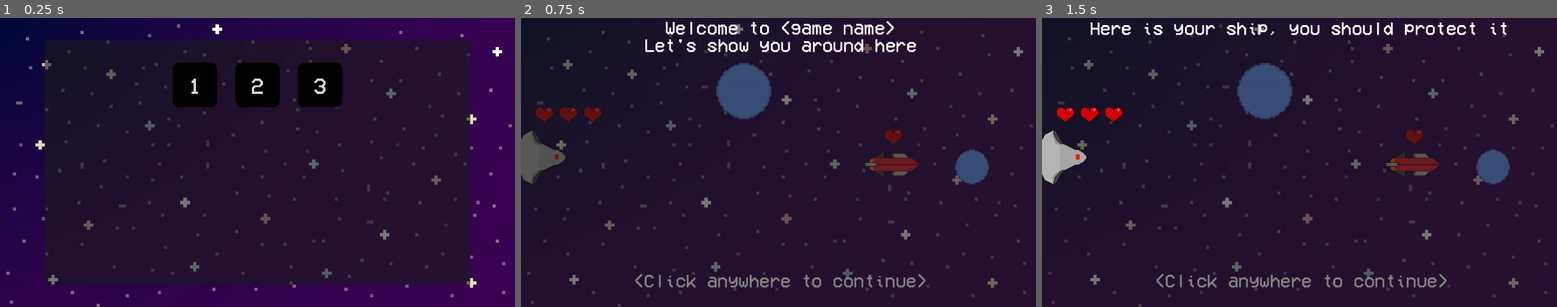
Above: before the commit, frames 1-3 (left to right).
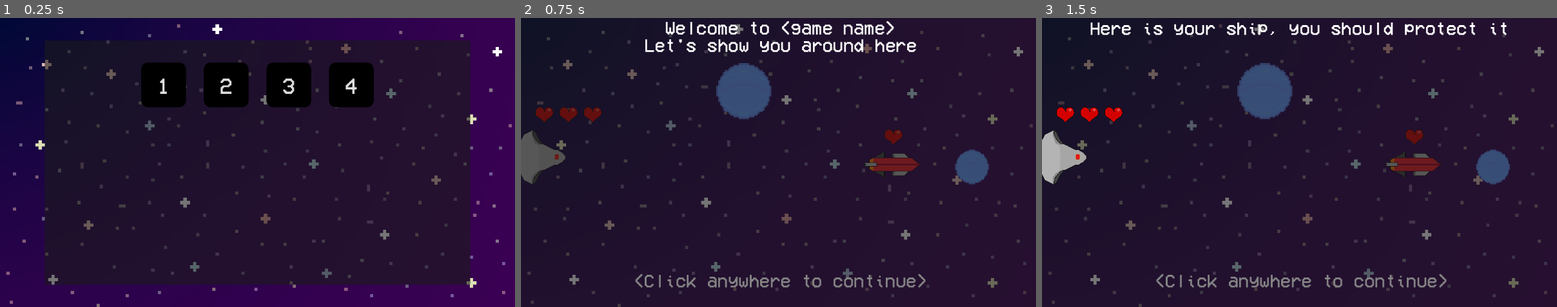
Above: after the commit, the same moments.

Repository: farkon00/GMTK2024
Game: Godot game, scene res://Main.tscn
The game is run twice, just before and just after one commit, with the same random seed, the same clock (stepped at 60 frames per second) and the same inputs.
Inputs (mouse positions are in pixels of both pictures, inside the frame that each line leads up to):
- Up to frame 1 (0.25 s): no input
- Up to frame 2 (0.75 s): click "1" at 0.5 s
- Up to frame 3 (1.5 s): tap Enter at 1.25 s; move the mouse to (1412, 148) at 1.27 s; click (1412, 148) at 1.42 s

The runs differ from the first frame. In frame 1, 4.7% of the frame differs, in the area x 27-73%, y 15-31%; in frame 2, nothing differs; in frame 3, nothing differs.

Commit message:
Added the portal intro level

Diff:
--- /dev/null
+++ b/Levels/level3.tscn
@@ -0,0 +1,62 @@
+[gd_scene load_steps=7 format=3 uid="uid://0w84ms8usmem"]
+
+[ext_resource type="PackedScene" uid="uid://c3y6cnuxa8eli" path="res://Nodes/player.tscn" id="1_8aiaj"]
+[ext_resource type="PackedScene" uid="uid://bsbnxtfkejl3e" path="res://Nodes/planet.tscn" id="2_2vefl"]
+[ext_resource type="Texture2D" uid="uid://uh1r8jktwble" path="res://Textures/Planets/Planet2.png" id="3_etyvg"]
+[ext_resource type="Texture2D" uid="uid://cq0kny86uh14m" path="res://Textures/Planets/Planet3.png" id="4_xbopm"]
+[ext_resource type="PackedScene" uid="uid://dfc3dbdyunhqd" path="res://Nodes/enemy_ship.tscn" id="5_r2gr1"]
+[ext_resource type="PackedScene" uid="uid://c8tds7dtmak5k" path="res://Nodes/portal.tscn" id="6_rgrgi"]
+
+[node name="Level" type="Node2D"]
+metadata/level_id = 3
+metadata/has_timer = true
+
+[node name="Player" parent="." instance=ExtResource("1_8aiaj")]
+position = Vector2(353, 125)
+
+[node name="Planets" type="Node" parent="."]
+
+[node name="Planet1" parent="Planets" instance=ExtResource("2_2vefl")]
+position = Vector2(277, 326)
+mass = 1600.0
+laser_speed = 700.0
+
+[node name="Sprite2D" parent="Planets/Planet1" index="1"]
+texture = ExtResource("3_etyvg")
+
+[node name="Planet2" parent="Planets" instance=ExtResource("2_2vefl")]
+position = Vector2(483, 589)
+mass = 500.0
+laser_speed = 700.0
+
+[node name="Sprite2D" parent="Planets/Planet2" index="1"]
+texture = ExtResource("4_xbopm")
+
+[node name="EnemyShips" type="Node" parent="."]
+
+[node name="EnemyShip" parent="EnemyShips" instance=ExtResource("5_r2gr1")]
+position = Vector2(900, 354)
+
+[node name="Portal" parent="." node_paths=PackedStringArray("connects_to") instance=ExtResource("6_rgrgi")]
+position = Vector2(210, 477)
+rotation = -0.586144
+connects_to = NodePath("../Portal2")
+
+[node name="Portal2" parent="." node_paths=PackedStringArray("connects_to") instance=ExtResource("6_rgrgi")]
+position = Vector2(994, 211)
+rotation = -0.586144
+connects_to = NodePath("../Portal")
+
+[node name="Sprite2D" parent="Portal2" index="0"]
+position = Vector2(5, 59)
+flip_h = true
+
+[node name="CollisionShape2D" parent="Portal2/TeleportationArea" index="0"]
+position = Vector2(9.68079, 60.0002)
+
+[node name="CollisionShape2D" parent="Portal2/Area2D" index="0"]
+position = Vector2(29.9277, 60.0003)
+
+[editable path="Planets/Planet1"]
+[editable path="Planets/Planet2"]
+[editable path="Portal2"]
--- a/Main.tscn
+++ b/Main.tscn
@@ -1,10 +1,11 @@
-[gd_scene load_steps=9 format=3 uid="uid://60x0tpw1kfl1"]
+[gd_scene load_steps=10 format=3 uid="uid://60x0tpw1kfl1"]
 
 [ext_resource type="PackedScene" uid="uid://bkclfsio7no2j" path="res://Levels/tutorial.tscn" id="2_stkyg"]
 [ext_resource type="PackedScene" uid="uid://hjk2yrp438kv" path="res://Levels/level1.tscn" id="2_vivy5"]
 [ext_resource type="PackedScene" uid="uid://dbagmxdk5mime" path="res://Levels/level2.tscn" id="3_4e7he"]
 [ext_resource type="Script" path="res://Scripts/GameManager.gd" id="4_0dhc0"]
 [ext_resource type="Theme" uid="uid://cvftj2ibeautp" path="res://Themes/LevelSelectScreen.tres" id="4_xl53m"]
+[ext_resource type="PackedScene" uid="uid://0w84ms8usmem" path="res://Levels/level3.tscn" id="5_jqi0b"]
 [ext_resource type="FontFile" uid="uid://cjrm3yts0o36t" path="res://Textures/DefaultFont.ttf" id="6_gj6jp"]
 [ext_resource type="Texture2D" uid="uid://clp1l0l7m8jfy" path="res://Textures/BG/BG.png" id="7_7ocap"]
 
@@ -16,7 +17,7 @@
 [node name="GameManager" type="Node" parent="." node_paths=PackedStringArray("level_box", "timer_label", "finish_time_label")]
 process_priority = 2
 script = ExtResource("4_0dhc0")
-levels = Array[PackedScene]([ExtResource("2_stkyg"), ExtResource("2_vivy5"), ExtResource("3_4e7he")])
+levels = Array[PackedScene]([ExtResource("2_stkyg"), ExtResource("2_vivy5"), ExtResource("3_4e7he"), ExtResource("5_jqi0b")])
 level_box = NodePath("LevelSelectUI/Panel/Control/LevelBox")
 timer_label = NodePath("TimerUI/HBoxContainer/TimerLabel")
 finish_time_label = NodePath("YouWinUI/Panel/VBoxContainer/FinishTimeLabel")
@@ -166,6 +167,12 @@
 theme = ExtResource("4_xl53m")
 text = "3"
 
+[node name="Level4" type="Button" parent="GameManager/LevelSelectUI/Panel/Control/LevelBox"]
+custom_minimum_size = Vector2(100, 100)
+layout_mode = 2
+theme = ExtResource("4_xl53m")
+text = "4"
+
 [node name="TimerUI" type="Control" parent="GameManager"]
 visible = false
 layout_mode = 3
